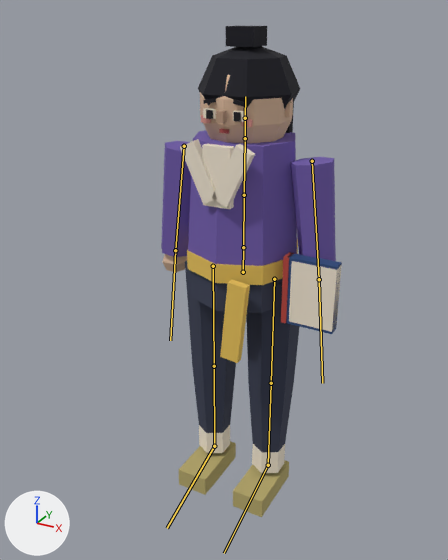
Before and after pictures for a commit that changed the glTF model assets3d/npcs/npc_N205.glb.
Camera for both pictures: a 50 mm lens placed at (0.684, -1.349, 1.306), pointed at (-0.022, -0.066, 0.664). The lights are fixed; the arrows at lower left show +X, +Y and +Z. The picture after the commit comes second. The bones that change, and the others that lie on the model, are drawn over the model as lines.

Names of what the first picture shows: 'npc_N205_part0', 'npc_N205_part1', 'npc_N205_part10', 'npc_N205_part11', 'npc_N205_part12', 'npc_N205_part13', 'npc_N205_part2', 'npc_N205_part3', 'npc_N205_part4', 'npc_N205_part5', 'npc_N205_part6', 'npc_N205_part7', 'npc_N205_part8', 'npc_N205_part9'.
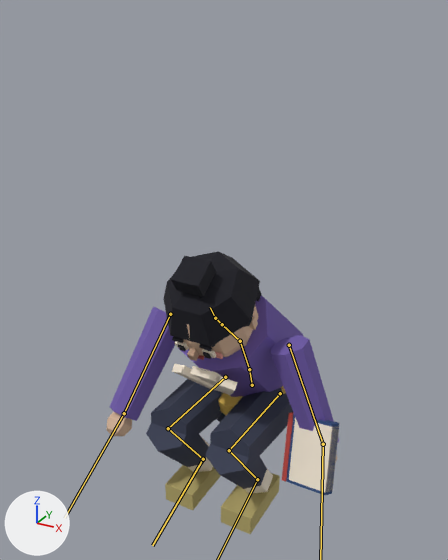
The newer file adds an action. The first version stands in its rest pose; the second is drawn at frame 3 of the action 'Scribble'.

Pixel boxes [x1, y1, x2, y2] of what changed, in the pictures (448 x 560 px):
'npc_N205_part4', posed (31% wider, 7% taller)
    before: [161, 130, 336, 266]
    after: [110, 296, 339, 442]
'npc_N205_part0', posed
    before: [185, 260, 300, 452]
    after: [146, 379, 293, 489]
'npc_N205_part11', posed
    before: [198, 26, 300, 133]
    after: [163, 251, 262, 347]
'npc_N205_part1', posed (58% shorter)
    before: [180, 108, 342, 473]
    after: [172, 342, 339, 494]
'npc_N205_part2', posed
    before: [179, 441, 289, 517]
    after: [165, 465, 280, 534]
'npc_N205_part5', posed
    before: [162, 75, 293, 272]
    after: [106, 306, 338, 461]
'npc_N205_part3', posed
    before: [187, 239, 298, 363]
    after: [218, 386, 286, 416]
'npc_N205_part12', posed
    before: [286, 253, 342, 334]
    after: [286, 413, 339, 495]
'npc_N205_part13', posed
    before: [281, 252, 294, 323]
    after: [282, 412, 294, 482]
'npc_N205_part9', posed (8% wider)
    before: [216, 110, 227, 123]
    after: [187, 348, 199, 361]
'npc_N205_part7', posed (7% narrower, 60% taller)
    before: [203, 98, 246, 107]
    after: [172, 337, 212, 352]
'npc_N205_part6', posed
    before: [206, 110, 241, 122]
    after: [178, 345, 211, 359]
'npc_N205_part8', posed
    before: [201, 115, 252, 127]
    after: [174, 342, 223, 359]
'npc_N205_part10', posed
    before: [219, 129, 229, 134]
    after: [198, 355, 205, 360]
bone 'Hips', root to tip
    before: (243, 272) to (243, 247)
    after: (252, 385) to (249, 369)
bone 'Spine', root to tip
    before: (243, 247) to (244, 195)
    after: (249, 369) to (240, 341)
bone 'Chest', root to tip
    before: (244, 195) to (245, 138)
    after: (240, 341) to (222, 324)
bone 'Head', root to tip
    before: (245, 118) to (245, 96)
    after: (215, 318) to (210, 307)
bone 'UpperArm.L', root to tip
    before: (312, 161) to (319, 279)
    after: (289, 345) to (323, 444)
bone 'UpperArm.R', root to tip
    before: (184, 146) to (175, 250)
    after: (170, 314) to (124, 413)
bone 'Hand.R', root to tip
    before: (175, 250) to (170, 340)
    after: (124, 413) to (64, 518)
bone 'UpperLeg.L', root to tip
    before: (274, 279) to (271, 383)
    after: (280, 393) to (229, 450)
bone 'LowerLeg.L', root to tip
    before: (271, 383) to (268, 465)
    after: (229, 450) to (257, 479)
bone 'UpperLeg.R', root to tip
    before: (213, 266) to (214, 366)
    after: (225, 377) to (168, 428)
bone 'LowerLeg.R', root to tip
    before: (214, 366) to (214, 446)
    after: (168, 428) to (203, 459)
bone 'Foot.R', root to tip
    before: (214, 446) to (167, 528)
    after: (203, 459) to (152, 545)

Edits to the bpy script that builds the scene:
```text
Change bone_hips:
    where bone_hips = bpy.data.objects['Armature'].pose.bones['Hips']  # child of 'Root'
    bone_hips.location: (0.0, 0.0, 0.0) -> (0.0, -0.392, -0.07)
    bone_hips.rotation_quaternion: (1.0, 0.0, 0.0, 0.0) -> (0.988, 0.156, 0.0, 0.0)  # degrees (0, 0, 0) -> degrees (18, 0, 0)
Change bone_spine:
    where bone_spine = bpy.data.objects['Armature'].pose.bones['Spine']  # child of 'Hips'
    bone_spine.rotation_quaternion: (1.0, 0.0, 0.0, 0.0) -> (0.997, 0.073, 0.0, 0.0)  # degrees (0, 0, 0) -> degrees (8, 0, 0)
Change bone_chest:
    where bone_chest = bpy.data.objects['Armature'].pose.bones['Chest']  # child of 'Spine'
    bone_chest.rotation_quaternion: (1.0, 0.0, 0.0, 0.0) -> (0.985, 0.17, 0.0, 0.0)  # degrees (0, 0, 0) -> degrees (20, 0, 0)
Change bone_head:
    where bone_head = bpy.data.objects['Armature'].pose.bones['Head']  # child of 'Neck'
    bone_head.rotation_quaternion: (1.0, 0.0, 0.0, 0.0) -> (0.994, -0.113, 0.0, -0.003)  # degrees (0, 0, 0) -> degrees (-13, 0, 0)
Change bone_upperarm_l:
    where bone_upperarm_l = bpy.data.objects['Armature'].pose.bones['UpperArm.L']  # child of 'Chest'
    bone_upperarm_l.rotation_quaternion: (1.0, 0.0, 0.0, 0.0) -> (-0.928, 0.322, -0.013, 0.187)  # degrees (0, 0, 0) -> degrees (-37, -6, -21)
Change bone_hand_l:
    where bone_hand_l = bpy.data.objects['Armature'].pose.bones['Hand.L']  # child of 'UpperArm.L'
    bone_hand_l.rotation_quaternion: (1.0, 0.0, 0.0, 0.0) -> (0.966, -0.256, -0.026, -0.026)  # degrees (0, 0, 0) -> degrees (-30, -4, -2)
Change bone_upperarm_r:
    where bone_upperarm_r = bpy.data.objects['Armature'].pose.bones['UpperArm.R']  # child of 'Chest'
    bone_upperarm_r.rotation_quaternion: (1.0, 0.0, 0.0, 0.0) -> (-0.76, 0.626, 0.008, -0.177)  # degrees (0, 0, 0) -> degrees (-77, 12, 17)
Change bone_hand_r:
    where bone_hand_r = bpy.data.objects['Armature'].pose.bones['Hand.R']  # child of 'UpperArm.R'
    bone_hand_r.rotation_quaternion: (1.0, 0.0, 0.0, 0.0) -> (0.985, -0.172, 0.017, 0.017)  # degrees (0, 0, 0) -> degrees (-20, 2, 2)
Change bone_upperleg_l:
    where bone_upperleg_l = bpy.data.objects['Armature'].pose.bones['UpperLeg.L']  # child of 'Hips'
    bone_upperleg_l.rotation_quaternion: (1.0, 0.0, 0.0, 0.0) -> (0.565, -0.825, 0.0, 0.0)  # degrees (0, 0, 0) -> degrees (-111, 0, 0)
Change bone_lowerleg_l:
    where bone_lowerleg_l = bpy.data.objects['Armature'].pose.bones['LowerLeg.L']  # child of 'UpperLeg.L'
    bone_lowerleg_l.rotation_quaternion: (1.0, 0.0, 0.0, 0.0) -> (0.417, 0.909, 0.0, 0.0)  # degrees (0, 0, 0) -> degrees (131, 0, 0)
Change bone_foot_l:
    where bone_foot_l = bpy.data.objects['Armature'].pose.bones['Foot.L']  # child of 'LowerLeg.L'
    bone_foot_l.rotation_quaternion: (1.0, 0.0, 0.0, 0.0) -> (0.947, -0.321, 0.0, 0.0)  # degrees (0, 0, 0) -> degrees (-37, 0, 0)
Change bone_upperleg_r:
    where bone_upperleg_r = bpy.data.objects['Armature'].pose.bones['UpperLeg.R']  # child of 'Hips'
    bone_upperleg_r.rotation_quaternion: (1.0, 0.0, 0.0, 0.0) -> (0.565, -0.825, 0.0, 0.0)  # degrees (0, 0, 0) -> degrees (-111, 0, 0)
Change bone_lowerleg_r:
    where bone_lowerleg_r = bpy.data.objects['Armature'].pose.bones['LowerLeg.R']  # child of 'UpperLeg.R'
    bone_lowerleg_r.rotation_quaternion: (1.0, 0.0, 0.0, 0.0) -> (0.417, 0.909, 0.0, 0.0)  # degrees (0, 0, 0) -> degrees (131, 0, 0)
Change bone_foot_r:
    where bone_foot_r = bpy.data.objects['Armature'].pose.bones['Foot.R']  # child of 'LowerLeg.R'
    bone_foot_r.rotation_quaternion: (1.0, 0.0, 0.0, 0.0) -> (0.947, -0.321, 0.0, 0.0)  # degrees (0, 0, 0) -> degrees (-37, 0, 0)
```
